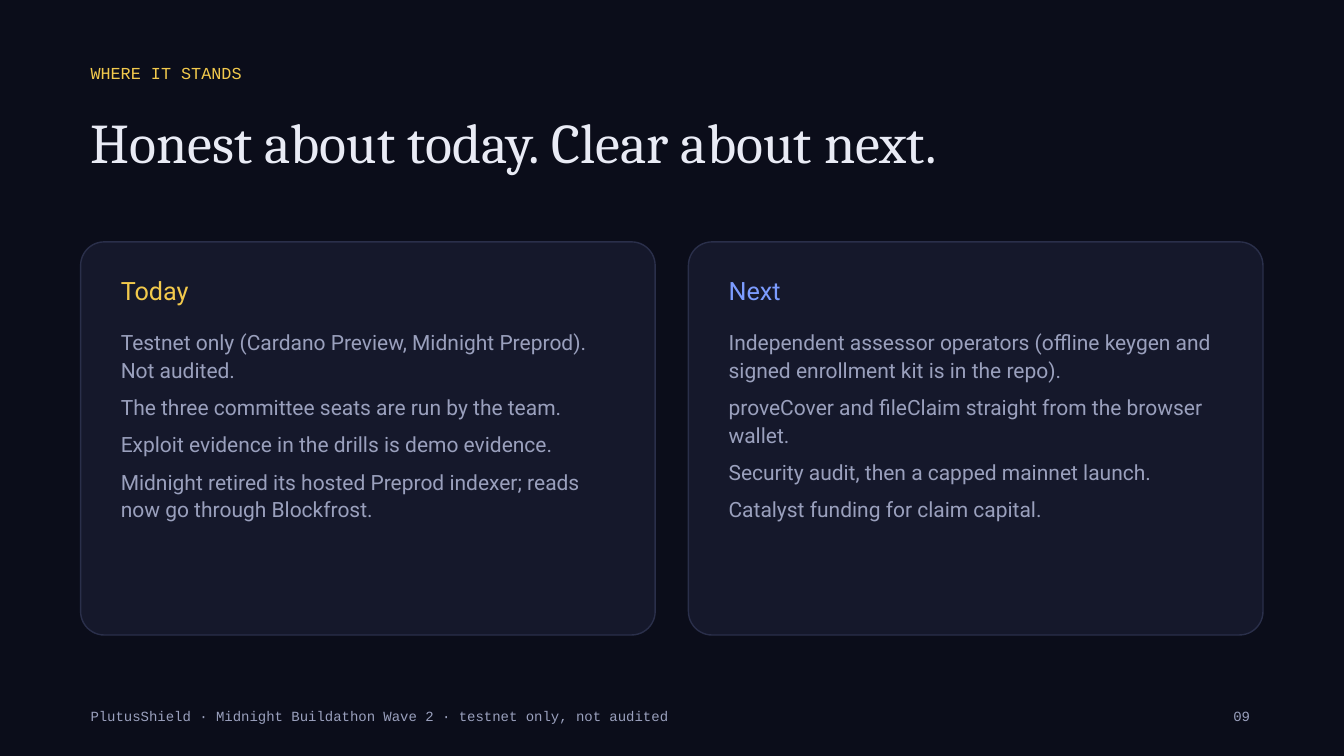
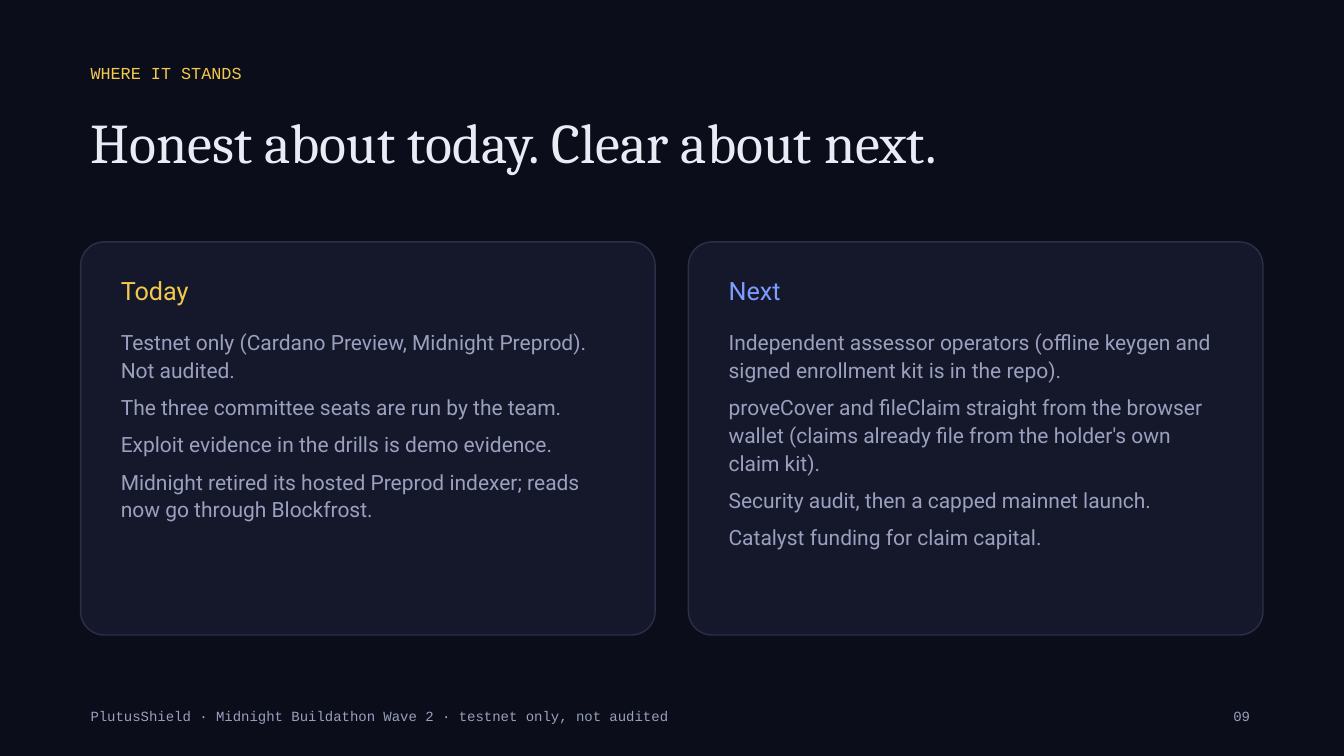
Before and after one commit to Kshot3000/PlutusShield, a slide deck: slide 9 of docs/buildathon/PlutusShield-Wave2-deck.pptx. Drawn at 1344x756 pixels with LibreOffice and Linux fonts; fonts in the diff are those of the drawing. Boxes give left, top, right and bottom in pixels: in the first picture for what was removed or moved away, otherwise in the second. Text is boxed around its words. In the diff, an @@ line names an element or a change of style, - is before the commit and + after.

Commit message:
Claims: first holder-filed claim paid end to end — exploit policy 496dced8… (25 tADA, Preview v2 pool) filed from the holder's own claim kit on Midnight Preprod (fileClaim 00989a6a…, relay never held the policy key), seats 0 + 2 verified the bundle off-ledger and voted PAID (cefd3f5a…, beb6d9f5…), Cardano Settle dbf0ba7a… paid 25 tADA on assessor-1 + assessor-3 after the v2 Settle gate; /pool and /claim/evidence show the v2 committee decision and a 'filed by the holder' badge; README, settlement docs, Wave 2 deck rebuilt (305 tests)

```diff
--- a/docs/buildathon/PlutusShield-Wave2-deck.pptx
+++ b/docs/buildathon/PlutusShield-Wave2-deck.pptx
@@ text at (729,399,1202,476): text changed @@
-proveCover and fileClaim straight from the browser wallet.
+proveCover and fileClaim straight from the browser wallet (claims already file from the holder's own claim kit).
```
Also in this commit, not shown: 1 other slide changed, 10 other files.
